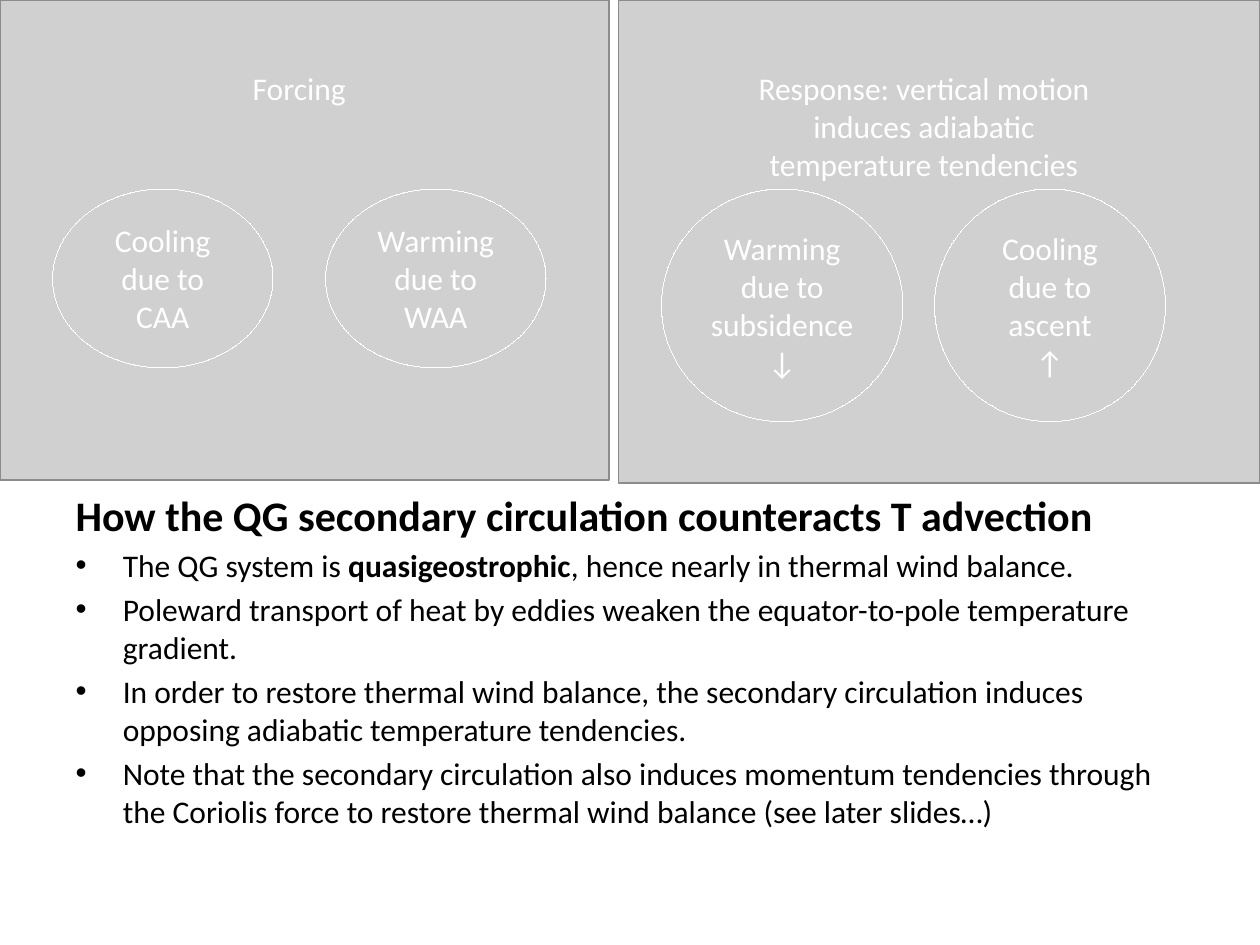
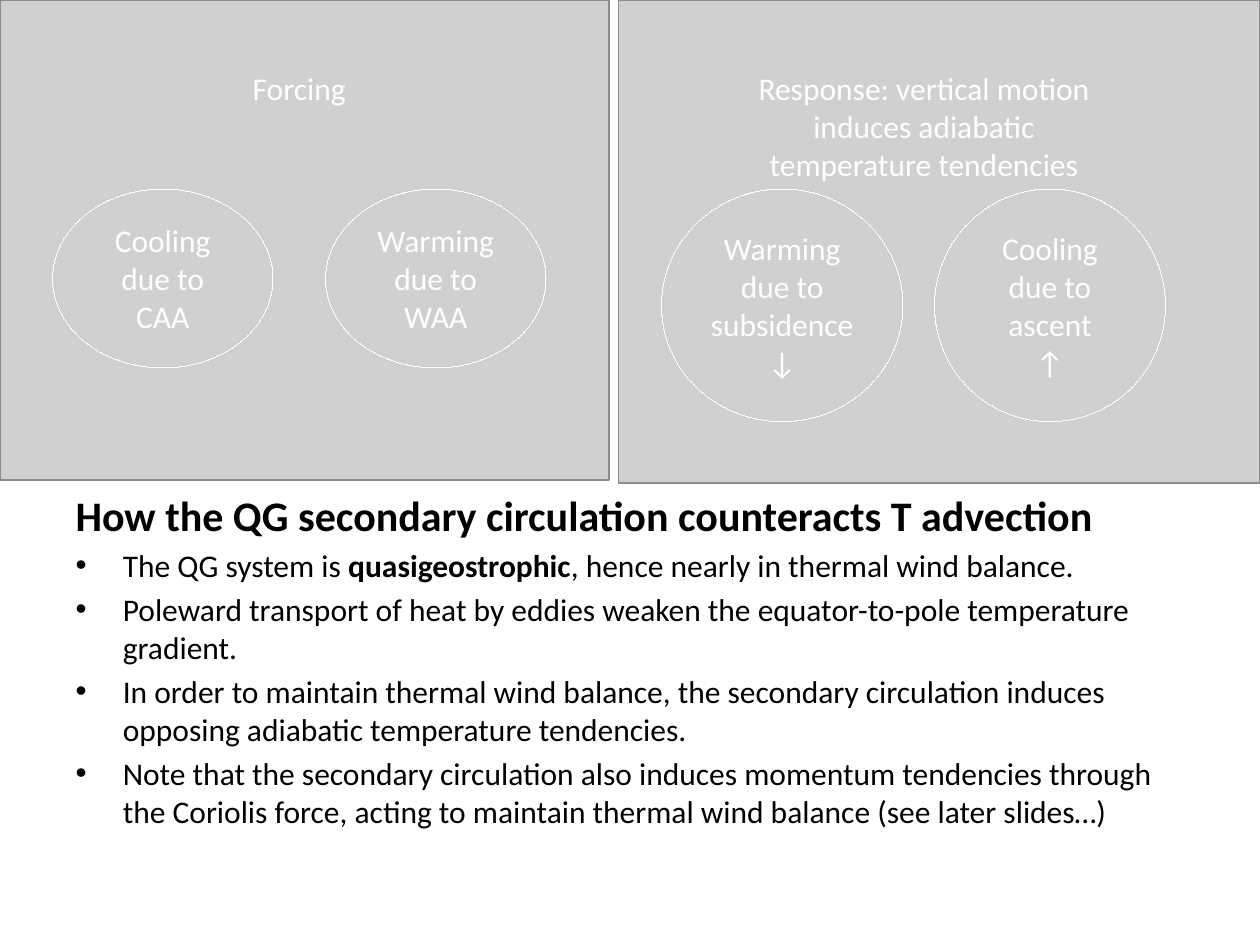
Before and after one commit to jpan84/QGomega, a slide deck: slide 8 of baroc_wv_diag_draft.pptx. Drawn at 1260x945 pixels with LibreOffice and Linux fonts; fonts in the diff are those of the drawing; grey boxes stand for pictures. Boxes give left, top, right and bottom in pixels: in the first picture for what was removed or moved away, otherwise in the second. Text is boxed around its words. In the diff, an @@ line names an element or a change of style, - is before the commit and + after.

```diff
--- a/baroc_wv_diag_draft.pptx
+++ b/baroc_wv_diag_draft.pptx
@@ text at (123, 681, 1151, 829): text changed @@
-• In order to restore thermal wind balance, the secondary circulation induces opposing adiabatic temperature tendencies.
-• Note that the secondary circulation also induces momentum tendencies through the Coriolis force to restore thermal wind balance (see later slides…)
+• In order to maintain thermal wind balance, the secondary circulation induces opposing adiabatic temperature tendencies.
+• Note that the secondary circulation also induces momentum tendencies through the Coriolis force, acting to maintain thermal wind balance (see later slides…)
```
Also in this commit, not shown: 1 slide added, 1 slide removed, 1 other file.
